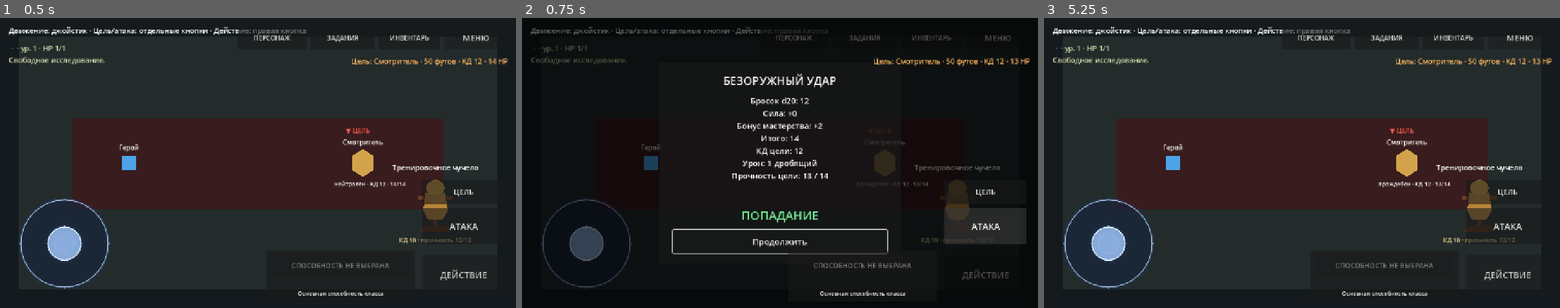
Above: before the commit, frames 1-3 (left to right).
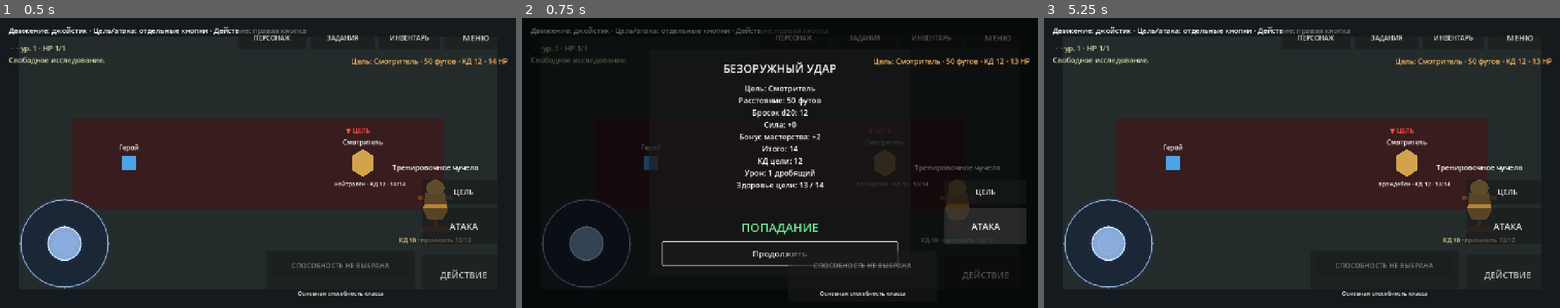
Above: after the commit, the same moments.

Repository: eretenkodaniil16-rgb/rpg-project
Game: Godot game, scene res://scenes/game/game.tscn
Two runs of this game, one before a commit and one after it. Both use one fixed random seed, a clock stepped at 60 frames per second and the inputs below. This scene is started directly instead of the project's main scene.
Inputs:
- Up to frame 1 (0.5 s): no input
- Up to frame 2 (0.75 s): click "АТАКА" at 0.5 s
- Up to frame 3 (5.25 s): click "ДЕЙСТВИЕ" at 1.25 s; click "МЕНЮ" at 2 s; click "ПЕРСОНАЖ" at 2.75 s; click "ЗАДАНИЯ" at 3.5 s; click "ИНВЕНТАРЬ" at 4.25 s; click "Продолжить" at 5 s

Frame 1 is identical in both runs. In frame 2, 4.4% of the frame differs, in the area x 24-75%, y 14-86%; in frame 3, nothing differs.

Commit message:
feat: show target distance and range result

Diff:
--- a/scripts/ui/attack_result_popup.gd
+++ b/scripts/ui/attack_result_popup.gd
@@ -19,33 +19,43 @@
 	_result = result
 	GameState.input_locked = true
 	_title_label.text = result.attack_name.to_upper()
-	var lines: Array[String] = []
-	if result.automatic_hit:
-		lines.append("Автоматическое попадание")
+	var lines: Array[String] = [
+		"Цель: %s" % result.target_name,
+		"Расстояние: %d футов" % result.distance_feet
+	]
+	if result.out_of_range or result.no_ammunition:
+		lines.append(result.note)
 	else:
-		lines.append("Бросок d20: %d" % result.natural_roll)
-		lines.append("%s: %s" % [result.ability_name, _format_modifier(result.ability_modifier)])
-		lines.append("Бонус мастерства: %s" % _format_modifier(result.proficiency_bonus))
-		lines.append("Итого: %d" % result.total)
-		lines.append("КД цели: %d" % result.target_armor_class)
-	lines.append("Урон: %d %s" % [result.damage, result.damage_type])
-	lines.append("Прочность цели: %d / %d" % [result.target_health_after, result.target_max_health])
-	if not result.note.is_empty():
-		lines.append(result.note)
+		if result.automatic_hit:
+			lines.append("Автоматическое попадание")
+		elif result.disadvantage:
+			lines.append("Помеха: %d и %d, используется %d" % [result.first_roll, result.second_roll, result.natural_roll])
+		else:
+			lines.append("Бросок d20: %d" % result.natural_roll)
+		if not result.automatic_hit:
+			lines.append("%s: %s" % [result.ability_name, _format_modifier(result.ability_modifier)])
+			lines.append("Бонус мастерства: %s" % _format_modifier(result.proficiency_bonus))
+			lines.append("Итого: %d" % result.total)
+			lines.append("КД цели: %d" % result.target_armor_class)
+		lines.append("Урон: %d %s" % [result.damage, result.damage_type])
+		if result.target_max_health > 0:
+			lines.append("Здоровье цели: %d / %d" % [result.target_health_after, result.target_max_health])
+		if not result.note.is_empty():
+			lines.append(result.note)
 	_details_label.text = "\n".join(lines)
 
-	if result.automatic_miss:
-		_outcome_label.text = "АВТОМАТИЧЕСКИЙ ПРОМАХ"
-		_outcome_label.add_theme_color_override("font_color", Color(1.0, 0.48, 0.42, 1.0))
+	if result.out_of_range:
+		_set_outcome("ВНЕ ДИСТАНЦИИ", Color(1.0, 0.55, 0.42, 1.0))
+	elif result.no_ammunition:
+		_set_outcome("НЕТ БОЕПРИПАСОВ", Color(1.0, 0.55, 0.42, 1.0))
+	elif result.automatic_miss:
+		_set_outcome("АВТОМАТИЧЕСКИЙ ПРОМАХ", Color(1.0, 0.48, 0.42, 1.0))
 	elif result.critical:
-		_outcome_label.text = "КРИТИЧЕСКОЕ ПОПАДАНИЕ"
-		_outcome_label.add_theme_color_override("font_color", Color(1.0, 0.82, 0.32, 1.0))
+		_set_outcome("КРИТИЧЕСКОЕ ПОПАДАНИЕ", Color(1.0, 0.82, 0.32, 1.0))
 	elif result.hit:
-		_outcome_label.text = "ПОПАДАНИЕ" if result.damage > 0 else "ПОПАДАНИЕ · 0 УРОНА"
-		_outcome_label.add_theme_color_override("font_color", Color(0.45, 0.92, 0.58, 1.0))
+		_set_outcome("ПОПАДАНИЕ" if result.damage > 0 else "ПОПАДАНИЕ · 0 УРОНА", Color(0.45, 0.92, 0.58, 1.0))
 	else:
-		_outcome_label.text = "ПРОМАХ"
-		_outcome_label.add_theme_color_override("font_color", Color(1.0, 0.48, 0.42, 1.0))
+		_set_outcome("ПРОМАХ", Color(1.0, 0.48, 0.42, 1.0))
 	show()
 	_continue_button.grab_focus()
 
@@ -59,24 +69,24 @@
 func _build_layout() -> void:
 	set_anchors_and_offsets_preset(Control.PRESET_FULL_RECT)
 	mouse_filter = Control.MOUSE_FILTER_STOP
-	var dimmer: ColorRect = ColorRect.new()
+	var dimmer := ColorRect.new()
 	dimmer.color = Color(0.0, 0.0, 0.0, 0.62)
 	dimmer.set_anchors_and_offsets_preset(Control.PRESET_FULL_RECT)
 	dimmer.mouse_filter = Control.MOUSE_FILTER_STOP
 	add_child(dimmer)
-	var center: CenterContainer = CenterContainer.new()
+	var center := CenterContainer.new()
 	center.set_anchors_and_offsets_preset(Control.PRESET_FULL_RECT)
 	add_child(center)
-	var panel: PanelContainer = PanelContainer.new()
-	panel.custom_minimum_size = Vector2(600.0, 500.0)
+	var panel := PanelContainer.new()
+	panel.custom_minimum_size = Vector2(650.0, 560.0)
 	center.add_child(panel)
-	var margin: MarginContainer = MarginContainer.new()
+	var margin := MarginContainer.new()
 	margin.add_theme_constant_override("margin_left", 34)
 	margin.add_theme_constant_override("margin_top", 26)
 	margin.add_theme_constant_override("margin_right", 34)
 	margin.add_theme_constant_override("margin_bottom", 26)
 	panel.add_child(margin)
-	var column: VBoxContainer = VBoxContainer.new()
+	var column := VBoxContainer.new()
 	column.add_theme_constant_override("separation", 16)
 	margin.add_child(column)
 	_title_label = Label.new()
@@ -84,7 +94,7 @@
 	_title_label.horizontal_alignment = HORIZONTAL_ALIGNMENT_CENTER
 	column.add_child(_title_label)
 	_details_label = Label.new()
-	_details_label.add_theme_font_size_override("font_size", 20)
+	_details_label.add_theme_font_size_override("font_size", 19)
 	_details_label.horizontal_alignment = HORIZONTAL_ALIGNMENT_CENTER
 	_details_label.autowrap_mode = TextServer.AUTOWRAP_WORD_SMART
 	_details_label.size_flags_vertical = Control.SIZE_EXPAND_FILL
@@ -101,6 +111,11 @@
 	column.add_child(_continue_button)
 
 
+func _set_outcome(text_value: String, color: Color) -> void:
+	_outcome_label.text = text_value
+	_outcome_label.add_theme_color_override("font_color", color)
+
+
 func _on_continue_pressed() -> void:
 	if _result == null:
 		return
